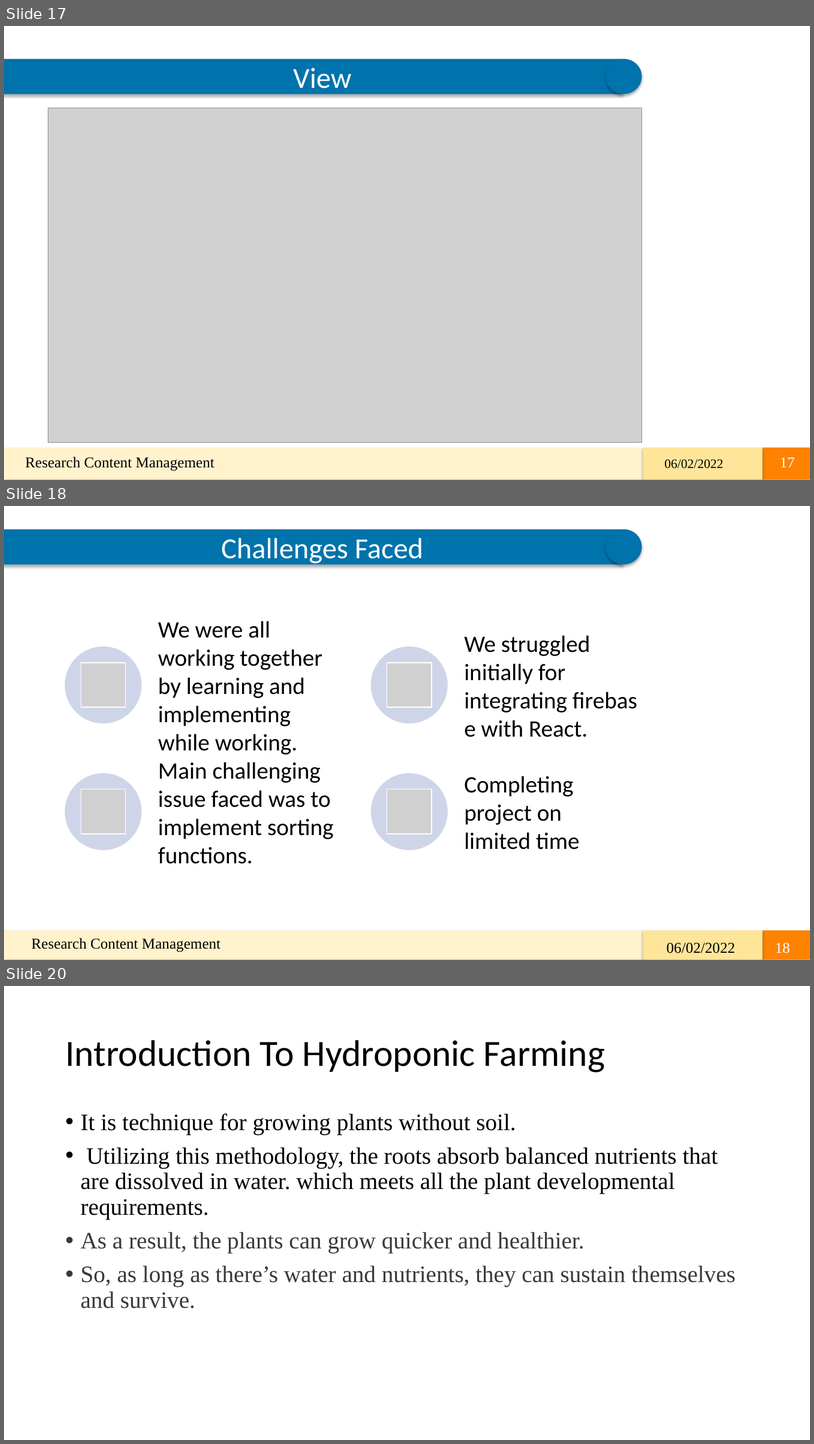
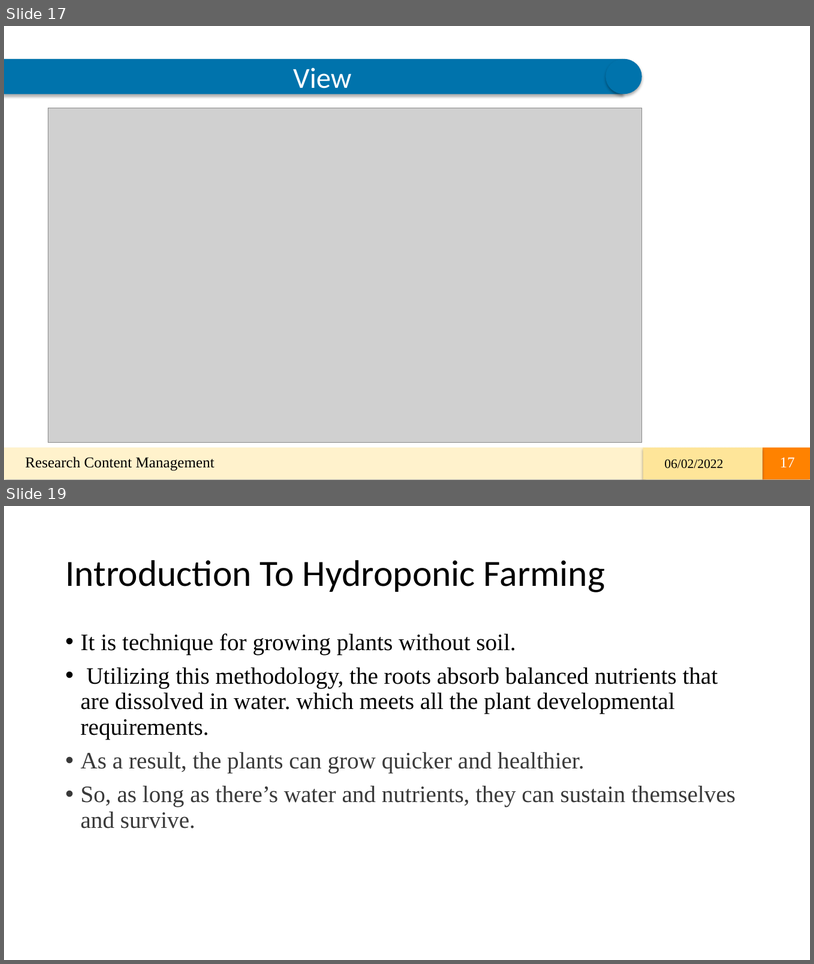
Before and after one commit to 44691-GDP-I-SU22/RCM, a slide deck: GDP-Final-PPT/RCM_Final.pptx. Shown one above the other, each under a label of ours: slides 17, 18 and 20 before the commit, slides 17 and 19 after it; the slides between them are not shown. The pictures are 814x1444 and 814x964 pixels, drawn with LibreOffice and Linux fonts; fonts in the diff are those of the drawing; grey boxes stand for pictures. Boxes give left, top, right and bottom in pixels: in the first picture for what was removed or moved away, otherwise in the second. Text is boxed around its words. In the diff, an @@ line names an element or a change of style, - is before the commit and + after.

```diff
--- a/GDP-Final-PPT/RCM_Final.pptx
+++ b/GDP-Final-PPT/RCM_Final.pptx
@@ slide 18 removed at [4,506,810,960], background #FFFFFF @@
@@ freeform shape removed at [4,529,623,564] @@
-  Challenges Faced
@@ freeform shape removed at [606,529,642,564] @@
@@ group removed at [65,621,590,864]: 4 ellipses, 4 pictures, 4 texts @@
-We were all working together by learning and implementing while working.
-We struggled initially for integrating firebase with React.
-Main challenging issue faced was to implement sorting functions.
-Completing project on limited time
@@ freeform shape removed at [4,930,644,959] @@
@@ text removed at [32,937,221,952] @@
-Research Content Management
@@ freeform shape removed at [644,930,763,959] @@
@@ freeform shape removed at [763,930,810,959] @@
@@ text removed at [667,942,735,953] @@
-06/02/2022
@@ page number removed at [776,942,791,953] @@
-18
@@ what was slide 20 is now slide 19 @@
```
Also in this commit, not shown: 8 slides changed.
